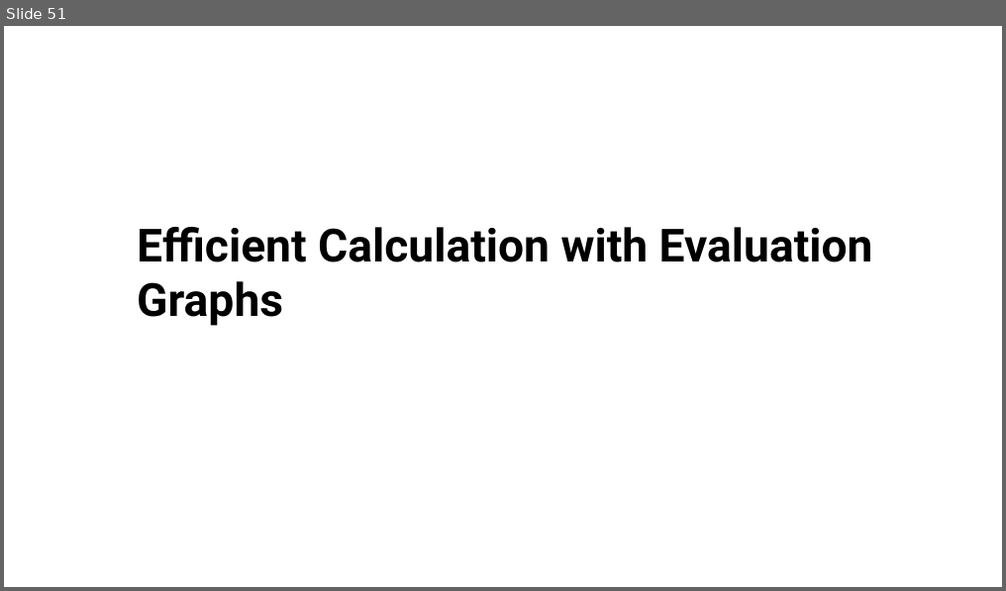
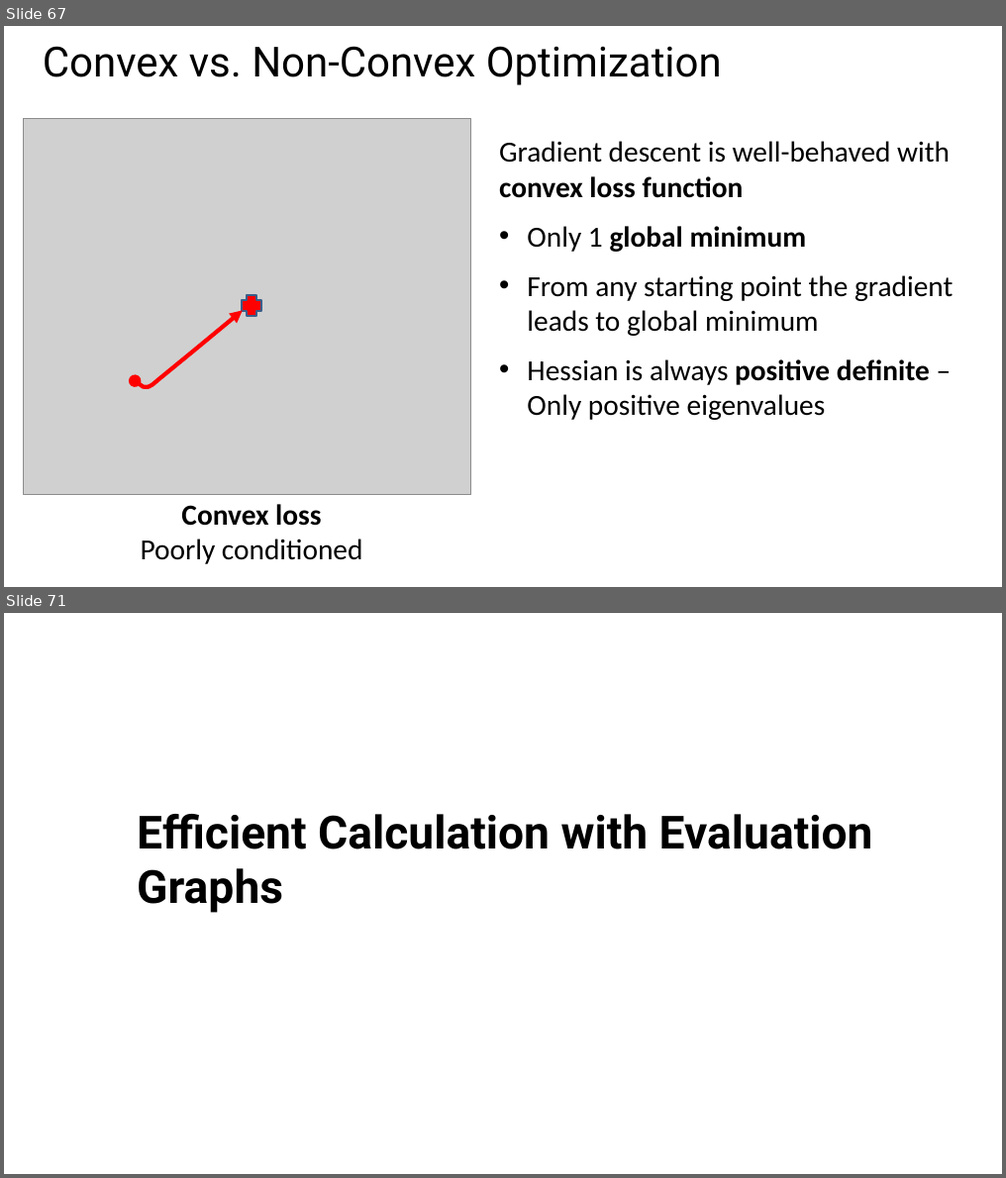
Before and after one commit to StephenElston/CSCI-E25, a slide deck: Slides/5_BuildingBlocksOfDeepLearning.pptx. Shown one above the other, each under a label of ours: slide 51 before the commit, slides 67 and 71 after it; the slides between them are not shown. The pictures are 1006x591 and 1006x1178 pixels, drawn with LibreOffice and Linux fonts; fonts in the diff are those of the drawing; grey boxes stand for pictures. Boxes give left, top, right and bottom in pixels: in the first picture for what was removed or moved away, otherwise in the second. Text is boxed around its words. In the diff, an @@ line names an element or a change of style, - is before the commit and + after.

```diff
--- a/Slides/5_BuildingBlocksOfDeepLearning.pptx
+++ b/Slides/5_BuildingBlocksOfDeepLearning.pptx
@@ slide 67 added at <box>4,26,1002,587</box>, background #FFFFFF @@
@@ title added at <box>43,46,722,85</box>, 40 pt, text #000000 @@
+Convex vs. Non-Convex Optimization
@@ picture added at <box>24,119,471,494</box> @@
@@ text added at <box>499,141,952,420</box>, 28 pt, text #000000 @@
+Gradient descent is well-behaved with convex loss function
+• Only 1 global minimum
+• From any starting point the gradient leads to global minimum
+• Hessian is always positive definite – Only positive eigenvalues
@@ freeform shape added at <box>135,310,243,386</box>, outline #FF0000 4 pt @@
@@ plus added at <box>242,295,261,316</box>, fill #FF0000, outline #3A5F8C 2 pt @@
@@ text added at <box>141,504,363,565</box>, 28 pt, text #000000 @@
+Convex loss
+Poorly conditioned
@@ what was slide 51 is now slide 71 @@
```
Also in this commit, not shown: 19 other slides added, 2 other files.
